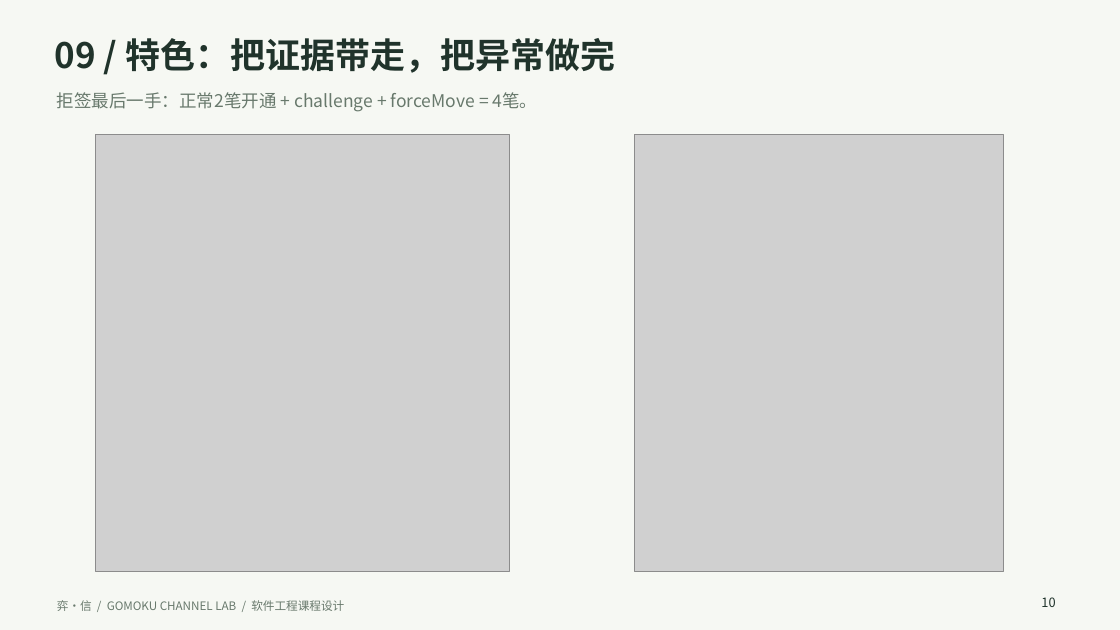
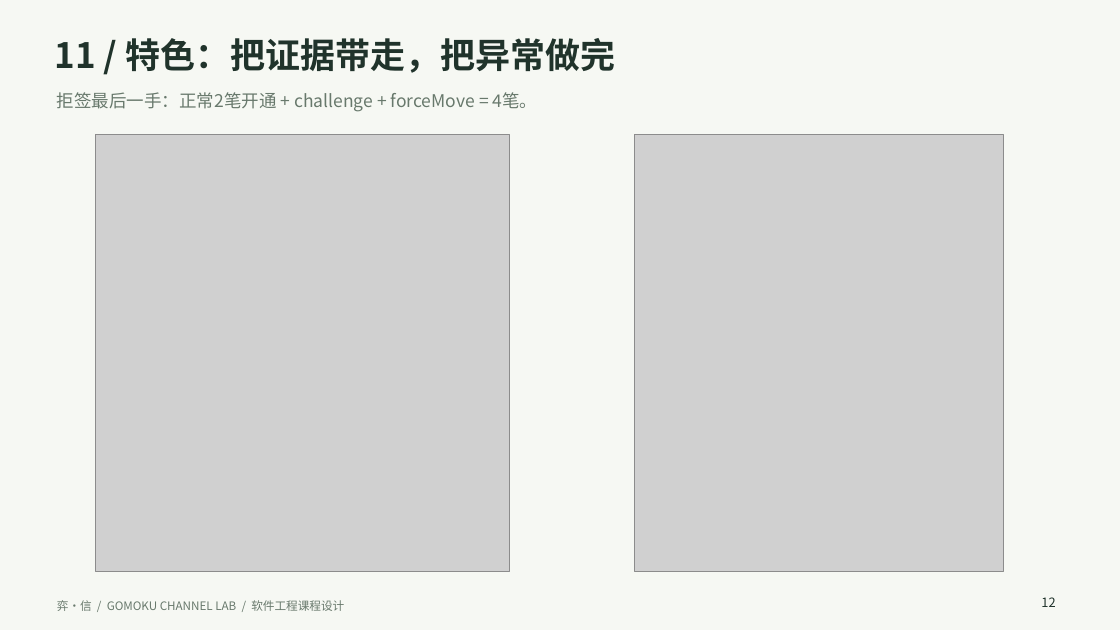
Before and after one commit to haisiiontam/YiXin, a slide deck: slide 12 of reports/弈信-8分钟课程答辩.pptx (slide 10 before the commit). Drawn at 1120x630 pixels with LibreOffice and Linux fonts; fonts in the diff are those of the drawing; grey boxes stand for pictures. Boxes give left, top, right and bottom in pixels: in the first picture for what was removed or moved away, otherwise in the second. Text is boxed around its words. In the diff, an @@ line names an element or a change of style, - is before the commit and + after.

```diff
--- a/reports/弈信-8分钟课程答辩.pptx
+++ b/reports/弈信-8分钟课程答辩.pptx
@@ text at (x1=54, y1=38, x2=615, y2=73): text changed @@
-09 / 特色：把证据带走，把异常做完
+11 / 特色：把证据带走，把异常做完
@@ text at (x1=1041, y1=597, x2=1055, y2=607): text changed @@
-10
+12
```
Also in this commit, not shown: 7 other slides changed, 2 slides added, 3 other files.
